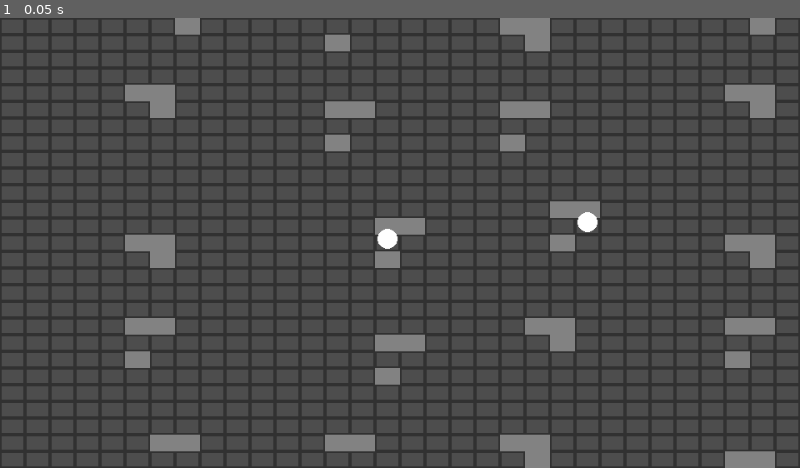
Above: before the commit, frame 1.
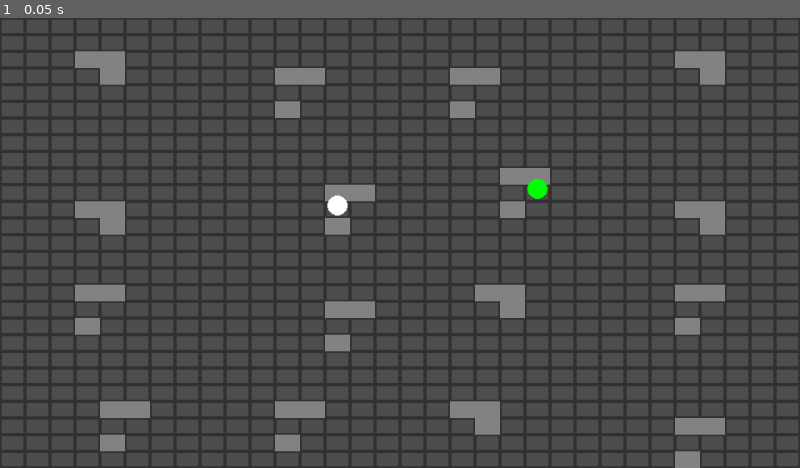
Above: after the commit, the same moment.

Repository: razcore-rad/godot-munchit
Game: Godot game, scene res://main.tscn
Same seed, same stepped clock (60 frames per second), same inputs: the game is played once before the commit and once after it.
Inputs:
- Up to frame 1 (0.05 s): no input

The runs differ from the first frame. In frame 1, 12% of the frame differs, in the area x 9-97%, y 0-100%.

Commit message:
feat: `EnemyEntity2D` move-strategy & turn-based loop prototype

Diff:
--- a/enemy_entity_2d.gd
+++ /dev/null
@@ -1,34 +0,0 @@
-class_name EnemyEntity2D extends Entity2D
-
-
-func _ready() -> void:
-	super()
-	# var tween := create_tween()
-	# var final_val := _sort_move_choices(Vector2(495, 270))
-	await get_tree().process_frame
-	await get_tree().process_frame
-	print(_sort_move_choices(Vector2(405, 230)))
-	# tween.tween_property(self, "position", final_val, 0.25).as_relative()
-
-
-func _sort_move_choices(to: Vector2) -> Array[Vector2]:
-	var result: Array[Vector2] = []
-	var direction := to - position
-	var move_choices := move_area.get_children().map(
-		func(cs: CollisionShape2D) -> Dictionary: return {cs = cs, angle = abs(direction.angle_to(cs.position))}
-	)
-	move_choices.sort_custom(func(a: Dictionary, b: Dictionary) -> bool: return a.angle < b.angle)
-	result.assign(move_choices
-		.filter(func(d: Dictionary) -> bool:
-			prints(d.cs, d.cs.disabled)
-			return d.cs.disabled == false)
-		.map(func(d: Dictionary) -> Vector2: return d.cs.position)
-	)
-	return result
-
-	# var move_priority := move_area.get_children().reduce(
-	# 	func(acc, cs: CollisionShape2D) -> Dictionary:
-	# 		var angle := absf(direction.angle_to(cs.position))
-	# 		return {to = cs.position, angle = angle} if angle < acc.angle else acc,
-	# 	{to = Vector2.ZERO, angle = INF}
-	# ).to
--- /dev/null
+++ b/entities/enemy_entity_2d.gd
@@ -0,0 +1,38 @@
+class_name EnemyEntity2D extends Entity2D
+
+signal eaten(move_area: Area2D)
+
+
+func _ready() -> void:
+	super()
+	detect_area.connect("area_entered", _on_detect_area_area_entered)
+
+
+func _on_detect_area_area_entered(_area: Area2D) -> void:
+	is_my_turn = false
+	queue_free()
+	eaten.emit(move_area.duplicate())
+	turn_finished.emit()
+
+
+func _get_sorted_move_choices(to: Vector2) -> Array[Vector2]:
+	var result: Array[Vector2] = []
+	var direction := to - position
+	var move_choices := move_area.get_children().map(
+		func(cs: CollisionShape2D) -> Dictionary: return {cs = cs, angle = abs(direction.angle_to(cs.position))}
+	)
+	move_choices.sort_custom(func(a: Dictionary, b: Dictionary) -> bool: return a.angle < b.angle)
+	result.assign(move_choices
+		.filter(func(d: Dictionary) -> bool: return d.cs.disabled == false)
+		.map(func(d: Dictionary) -> Vector2: return d.cs.position)
+	)
+	return result
+
+
+func move(player_position: Vector2) -> void:
+	var tween := create_tween()
+	for target: Vector2 in _get_sorted_move_choices(player_position):
+		tween.tween_property(self, "position", target, 0.25).as_relative()
+		break
+	await tween.finished
+	_enable_move_area_collision_shapes()
--- a/enemy_entity_2d.tscn
+++ b/entities/enemy_entity_2d.tscn
@@ -1,7 +1,7 @@
 [gd_scene load_steps=4 format=3 uid="uid://bgp7ukyuf5mtq"]
 
-[ext_resource type="PackedScene" uid="uid://b252do5nimfkg" path="res://entity_2d.tscn" id="1_ag3d3"]
-[ext_resource type="Script" path="res://enemy_entity_2d.gd" id="2_5bhia"]
+[ext_resource type="PackedScene" uid="uid://b252do5nimfkg" path="res://entities/entity_2d.tscn" id="1_ag3d3"]
+[ext_resource type="Script" path="res://entities/enemy_entity_2d.gd" id="2_5bhia"]
 
 [sub_resource type="RectangleShape2D" id="RectangleShape2D_jw2m4"]
 size = Vector2(26, 16)
@@ -9,8 +9,11 @@
 [node name="EnemyEntity2D" instance=ExtResource("1_ag3d3")]
 script = ExtResource("2_5bhia")
 
+[node name="DetectArea2D" parent="SkinMeshInstance2D" index="0"]
+collision_layer = 2
+
 [node name="MoveArea2D" parent="." index="1"]
-input_pickable = false
+collision_mask = 6
 
 [node name="CollisionShape2D" type="CollisionShape2D" parent="MoveArea2D" index="0"]
 position = Vector2(-30, -20)
--- a/entity_2d.gd
+++ b/entities/entity_2d.gd
@@ -1,19 +1,16 @@
 class_name Entity2D extends Node2D
 
-var _is_my_turn := false
+signal turn_finished
+
+@warning_ignore("unused_private_class_variable")
+var is_my_turn := false
 
 @onready var detect_area: Area2D = %DetectArea2D
 @onready var move_area: Area2D = %MoveArea2D
 
 
 func _ready() -> void:
-	detect_area.connect("area_entered", _on_detect_area_area_entered)
 	move_area.connect("area_shape_entered", _on_move_area_area_shape_entered)
-
-
-func _on_detect_area_area_entered(_area: Area2D) -> void:
-	if not _is_my_turn:
-		queue_free()
 
 
 func _on_move_area_area_shape_entered(_area_rid: RID, _area: Area2D, _area_shape_index: int, local_shape_index: int) -> void:
@@ -24,3 +21,5 @@
 func _enable_move_area_collision_shapes() -> void:
 	for collision_shape: CollisionShape2D in move_area.get_children():
 		collision_shape.disabled = false
+	is_my_turn = false
+	turn_finished.emit()
--- a/entity_2d.tscn
+++ b/entities/entity_2d.tscn
@@ -1,6 +1,6 @@
 [gd_scene load_steps=4 format=3 uid="uid://b252do5nimfkg"]
 
-[ext_resource type="Script" path="res://entity_2d.gd" id="1_mwb1m"]
+[ext_resource type="Script" path="res://entities/entity_2d.gd" id="1_mwb1m"]
 
 [sub_resource type="SphereMesh" id="SphereMesh_7kebq"]
 radius = 12.0
@@ -20,6 +20,7 @@
 
 [node name="DetectArea2D" type="Area2D" parent="SkinMeshInstance2D"]
 unique_name_in_owner = true
+collision_layer = 0
 
 [node name="CollisionShape2D" type="CollisionShape2D" parent="SkinMeshInstance2D/DetectArea2D"]
 position = Vector2(0, 6)
@@ -28,6 +29,6 @@
 
 [node name="MoveArea2D" type="Area2D" parent="."]
 unique_name_in_owner = true
-collision_layer = 0
-collision_mask = 2
+collision_layer = 256
+collision_mask = 7
 monitorable = false
--- /dev/null
+++ b/entities/player_entity_2d.gd
@@ -0,0 +1,25 @@
+class_name PlayerEntity2D extends Entity2D
+
+
+func _ready() -> void:
+	super()
+	move_area.connect("input_event", _on_move_area_input_event)
+
+
+func _on_move_area_input_event(_viewport: Node, event: InputEvent, shape_index: int) -> void:
+	if is_my_turn and event.is_action_pressed("left_click"):
+		var collision_shape: CollisionShape2D = move_area.shape_owner_get_owner(shape_index)
+		position += collision_shape.position
+		_enable_move_area_collision_shapes()
+
+
+func _connect_move_area() -> void:
+	move_area.connect("area_shape_entered", _on_move_area_area_shape_entered)
+	move_area.connect("input_event", _on_move_area_input_event)
+
+
+func update_move_area(new_move_area: Area2D) -> void:
+	move_area.queue_free()
+	add_child.call_deferred(new_move_area)
+	move_area = new_move_area
+	_connect_move_area()
--- a/player_entity_2d.tscn
+++ b/entities/player_entity_2d.tscn
@@ -1,7 +1,7 @@
 [gd_scene load_steps=4 format=3 uid="uid://c2mhgypppwjb3"]
 
-[ext_resource type="PackedScene" uid="uid://b252do5nimfkg" path="res://entity_2d.tscn" id="1_e3jcg"]
-[ext_resource type="Script" path="res://player_entity_2d.gd" id="2_d65nd"]
+[ext_resource type="PackedScene" uid="uid://b252do5nimfkg" path="res://entities/entity_2d.tscn" id="1_e3jcg"]
+[ext_resource type="Script" path="res://entities/player_entity_2d.gd" id="2_d65nd"]
 
 [sub_resource type="RectangleShape2D" id="RectangleShape2D_itrwg"]
 size = Vector2(26, 16)
@@ -9,8 +9,12 @@
 [node name="PlayerEntity2D" instance=ExtResource("1_e3jcg")]
 script = ExtResource("2_d65nd")
 
+[node name="DetectArea2D" parent="SkinMeshInstance2D" index="0"]
+collision_layer = 1
+collision_mask = 2
+
 [node name="MoveArea2D" parent="." index="1"]
-collision_layer = 2
+collision_mask = 4
 
 [node name="CollisionShape2D" type="CollisionShape2D" parent="MoveArea2D" index="0"]
 position = Vector2(0, -20)
--- a/main.gd
+++ b/main.gd
@@ -8,7 +8,7 @@
 var _occupied_sectors := {}
 
 @onready var obstacles: Node2D = %Obstacles2D
-@onready var enemies: Node2D = %Enemies2D
+@onready var enemy_entities: Node2D = %EnemyEntities2D
 @onready var player_entity: PlayerEntity2D = %PlayerEntity2D
 
 @onready var sector_tile_map_layer: TileMapLayer = %SectorTileMapLayer
@@ -20,9 +20,14 @@
 func _ready() -> void:
 	seed(hash(start_seed))
 	player_entity.move_area.connect("input_event", _on_player_entity_move_area_input_event)
+	for enemy_entity: EnemyEntity2D in enemy_entities.get_children():
+		enemy_entity.eaten.connect(player_entity.update_move_area)
+
 	for sector_offset_x in _sector_offset_span:
 		for sector_offset_y in _sector_offset_span:
 			_generate_obstacles(Vector2i(sector_offset_x, sector_offset_y))
+
+	_start_turn_based_loop()
 
 
 func _generate_obstacles(sector_offset := Vector2i.ZERO) -> void:
@@ -79,3 +84,22 @@
 		for y in _sector_offset_span:
 			result.push_back(relative_to + Vector2i(x, y))
 	return result
+
+
+func _get_entities() -> Array[Entity2D]:
+	var result: Array[Entity2D] = []
+	result.push_back(player_entity)
+	result.append_array(enemy_entities.get_children().filter(
+		func(ee: EnemyEntity2D) -> bool: return not ee.is_queued_for_deletion()
+	))
+	return result
+
+
+func _start_turn_based_loop() -> void:
+	while true:
+		var entities := _get_entities()
+		for entity: Entity2D in entities:
+			entity.is_my_turn = true
+			if entity is EnemyEntity2D:
+				entity.move(player_entity.position)
+			await entity.turn_finished
--- a/main.tscn
+++ b/main.tscn
@@ -4,8 +4,8 @@
 [ext_resource type="PackedScene" uid="uid://c8epnfqvckjfe" path="res://prototype_tile.tscn" id="2_nexro"]
 [ext_resource type="PackedScene" uid="uid://bj6tm3yk70gto" path="res://obstacles/obstacle_a_2d.tscn" id="2_um4hl"]
 [ext_resource type="PackedScene" uid="uid://bd1tw1kjdguui" path="res://obstacles/obstacle_b_2d.tscn" id="3_ing5b"]
-[ext_resource type="PackedScene" uid="uid://bgp7ukyuf5mtq" path="res://enemy_entity_2d.tscn" id="4_38y2n"]
-[ext_resource type="PackedScene" uid="uid://c2mhgypppwjb3" path="res://player_entity_2d.tscn" id="4_p2fd5"]
+[ext_resource type="PackedScene" uid="uid://bgp7ukyuf5mtq" path="res://entities/enemy_entity_2d.tscn" id="4_38y2n"]
+[ext_resource type="PackedScene" uid="uid://c2mhgypppwjb3" path="res://entities/player_entity_2d.tscn" id="4_p2fd5"]
 
 [sub_resource type="TileSet" id="TileSet_b0o41"]
 tile_size = Vector2i(960, 540)
@@ -29,10 +29,11 @@
 [node name="Obstacles2D" type="Node2D" parent="."]
 unique_name_in_owner = true
 
-[node name="Enemies2D" type="Node2D" parent="."]
+[node name="EnemyEntities2D" type="Node2D" parent="."]
 unique_name_in_owner = true
+modulate = Color(0, 1, 0, 1)
 
-[node name="EnemyEntity2D" parent="Enemies2D" instance=ExtResource("4_38y2n")]
+[node name="EnemyEntity2D" parent="EnemyEntities2D" instance=ExtResource("4_38y2n")]
 position = Vector2(645, 210)
 
 [node name="PlayerEntity2D" parent="." instance=ExtResource("4_p2fd5")]
@@ -42,12 +43,12 @@
 [node name="TileMapLayer" type="TileMapLayer" parent="PlayerEntity2D"]
 unique_name_in_owner = true
 z_index = -1
-position = Vector2(-465, -270)
+position = Vector2(-405, -230)
 tile_map_data = PackedByteArray("AAAAAAAAAAAAAAAAAQABAAAAAAAAAAAAAQAAAAEAAAAAAAAAAQAAAAIAAAAAAAAAAQAAAAMAAAAAAAAAAQAAAA …(13744 unchanged characters)…
 tile_set = SubResource("TileSet_mdrrk")
 
 [node name="Camera2D" type="Camera2D" parent="PlayerEntity2D"]
-position = Vector2(-465, -270)
+position = Vector2(-405, -230)
 anchor_mode = 0
 position_smoothing_enabled = true
 drag_horizontal_enabled = true
--- a/obstacles/obstacle_2d.tscn
+++ b/obstacles/obstacle_2d.tscn
@@ -7,6 +7,6 @@
 
 [node name="Area2D" type="Area2D" parent="."]
 unique_name_in_owner = true
-collision_layer = 2
+collision_layer = 4
 collision_mask = 0
 monitoring = false
--- a/player_entity_2d.gd
+++ /dev/null
@@ -1,14 +0,0 @@
-class_name PlayerEntity2D extends Entity2D
-
-
-func _ready() -> void:
-	super()
-	_is_my_turn = true
-	move_area.connect("input_event", _on_move_area_input_event)
-
-
-func _on_move_area_input_event(_viewport: Node, event: InputEvent, shape_index: int) -> void:
-	if event.is_action_pressed("left_click"):
-		var collision_shape: CollisionShape2D = move_area.shape_owner_get_owner(shape_index)
-		position += collision_shape.position
-		_enable_move_area_collision_shapes()
--- a/project.godot
+++ b/project.godot
@@ -35,3 +35,10 @@
 "events": [Object(InputEventMouseButton,"resource_local_to_scene":false,"resource_name":"","device":-1,"window_id":0,"a …(257 unchanged characters)…
 ]
 }
+
+[layer_names]
+
+2d_physics/layer_1="Player"
+2d_physics/layer_2="AI"
+2d_physics/layer_3="Obstacles"
+2d_physics/layer_9="Other"
Renamed: enemy_entity_2d.gd.uid -> entities/enemy_entity_2d.gd.uid
Renamed: entity_2d.gd.uid -> entities/entity_2d.gd.uid
Renamed: player_entity_2d.gd.uid -> entities/player_entity_2d.gd.uid
